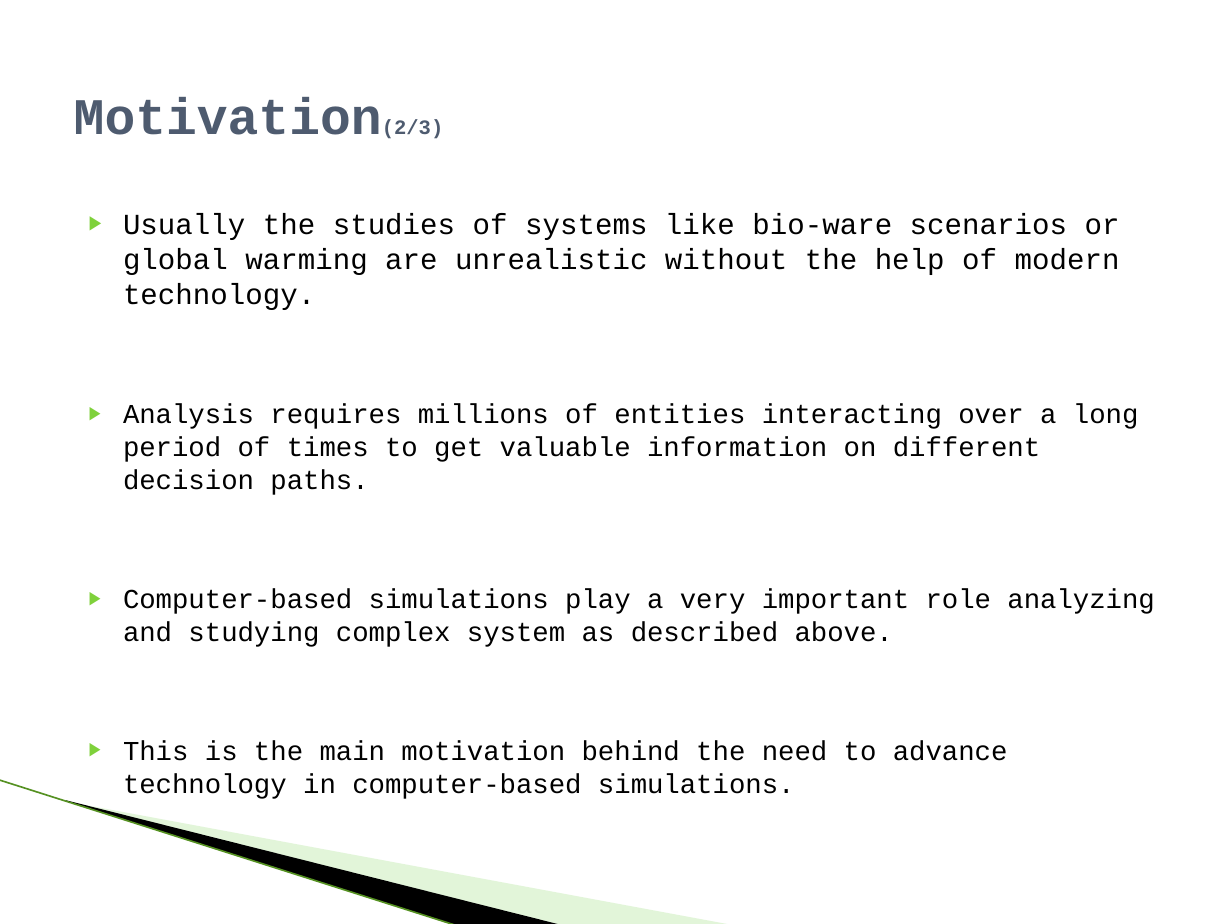
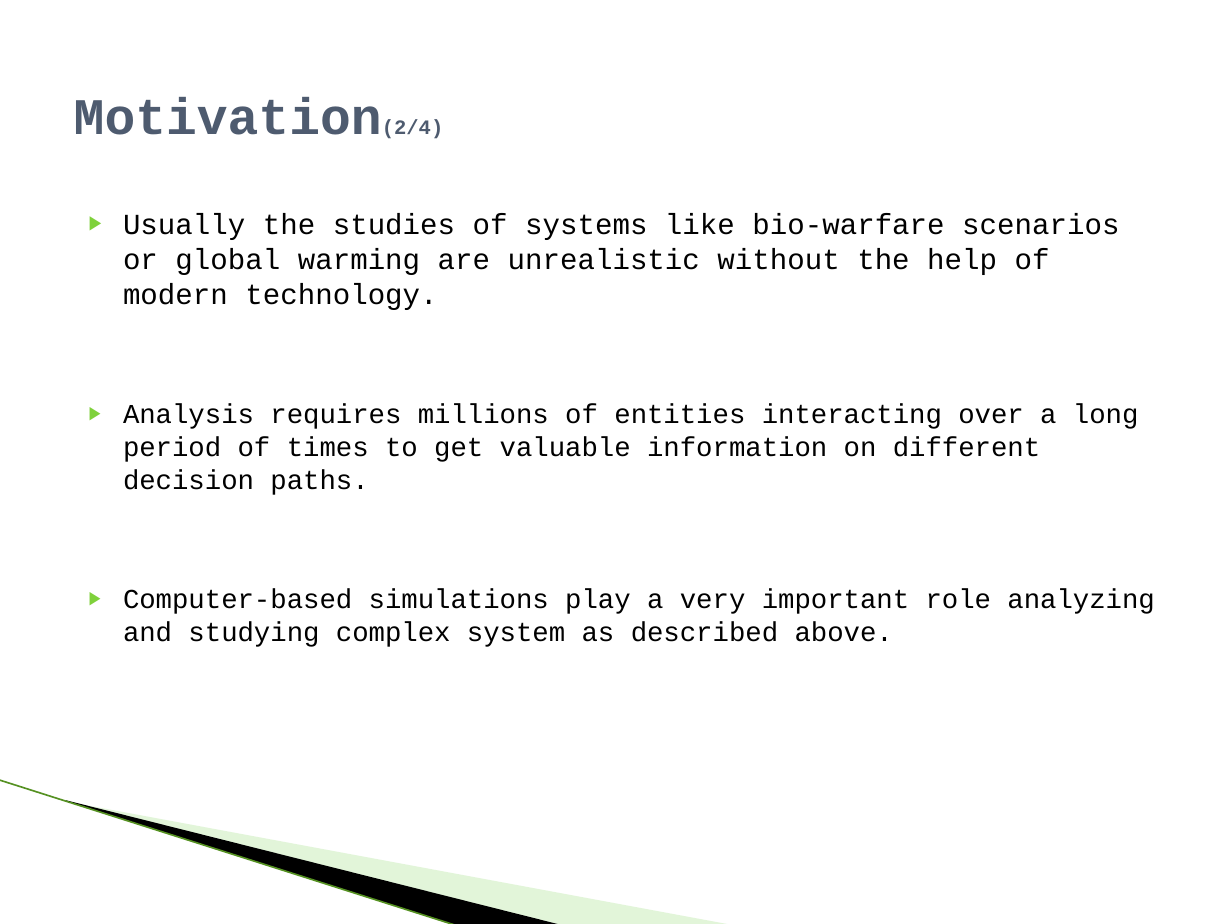
Before and after one commit to raodj/muse, a slide deck: slide 4 of Thesis/MUSE_Defense_presentation.pptx. Drawn at 1232x924 pixels with LibreOffice and Linux fonts; fonts in the diff are those of the drawing; background and template pictures are left out. Boxes give left, top, right and bottom in pixels: in the first picture for what was removed or moved away, otherwise in the second. Text is boxed around its words. In the diff, an @@ line names an element or a change of style, - is before the commit and + after.

Commit message:
Presentation is complete and typos fixed

```diff
--- a/Thesis/MUSE_Defense_presentation.pptx
+++ b/Thesis/MUSE_Defense_presentation.pptx
@@ title at bbox=[74, 97, 444, 139]: text changed @@
-Motivation(2/3)
+Motivation(2/4)
@@ text at bbox=[123, 214, 1119, 310]: text changed @@
-▶ Usually the studies of systems like bio-ware scenarios or global warming are unrealistic without the help of modern technology.
+▶ Usually the studies of systems like bio-warfare scenarios or global warming are unrealistic without the help of modern technology.
@@ text at bbox=[123, 741, 1008, 799]: paragraph removed @@
-▶ This is the main motivation behind the need to advance technology in computer-based simulations.
```
Also in this commit, not shown: 19 other slides changed, 2 slides added.
